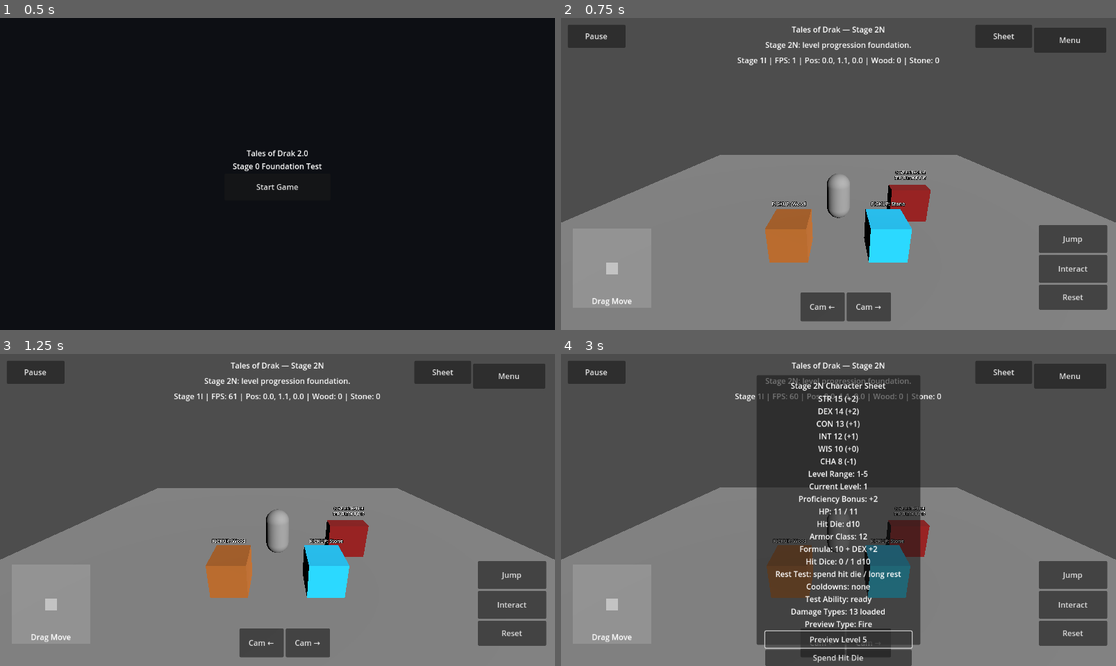
Above: before the commit, frames 1-4 (two rows, left to right).
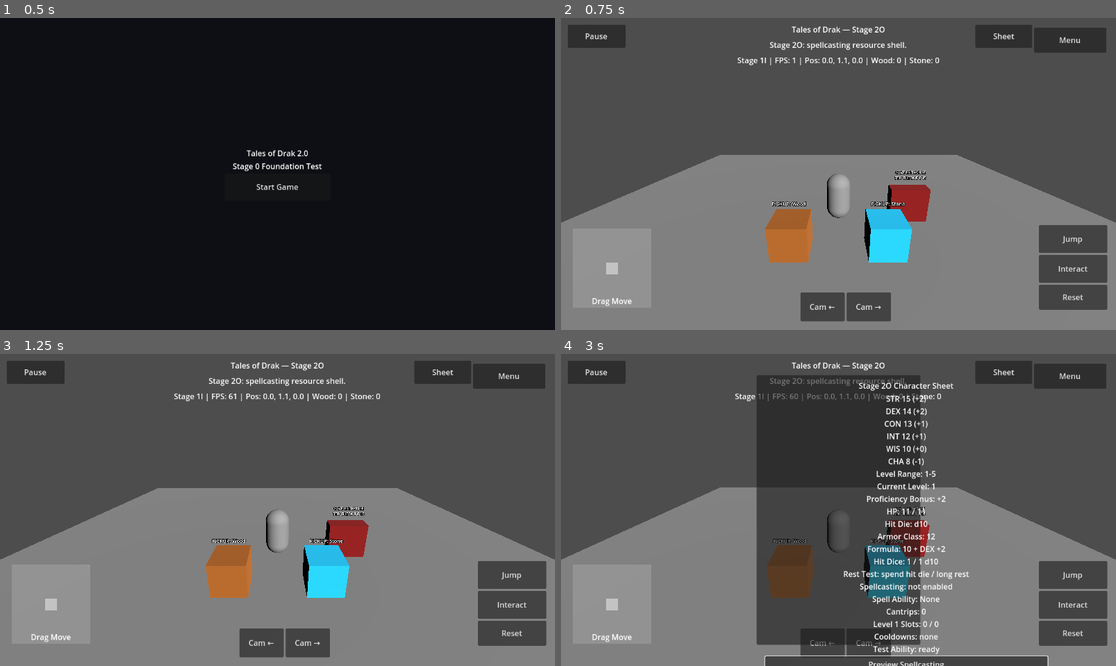
Above: after the commit, the same moments.

Repository: tristanvickery20/Tales-of-Drak-2.0
Game: Godot game, scene res://scenes/main_menu/main_menu.tscn
The game is run twice, just before and just after one commit, with the same random seed, the same clock (stepped at 60 frames per second) and the same inputs.
Inputs (mouse positions are in pixels of both pictures, inside the frame that each line leads up to):
- Up to frame 1 (0.5 s): no input
- Up to frame 2 (0.75 s): click "Start Game" at 0.5 s
- Up to frame 3 (1.25 s): no input
- Up to frame 4 (3 s): click "Sheet" at 1.25 s; click (838, 665) at 2 s, where only the run after the commit has a clickable "Preview Spellcasting"; click (838, 641) at 2.75 s, where only the run before the commit has a clickable "Preview Level 5"

Frame 1 is identical in both runs. In frame 2, 0.3% of the frame differs, in the area x 36-64%, y 2-11%; in frame 3, 0.3%; in frame 4, 6.5%, in the area x 36-88%, y 2-100%.

Commit message:
Add Stage 2O spellcasting sheet preview

Diff:
--- a/drak/ui/drak_character_sheet_overlay.gd
+++ b/drak/ui/drak_character_sheet_overlay.gd
@@ -13,9 +13,10 @@
 const DAMAGE_TYPES_SCRIPT := preload("res://drak/rules/drak_damage_types.gd")
 const REST_TRACKER_SCRIPT := preload("res://drak/rules/drak_rest_tracker.gd")
 const LEVEL_PROGRESSION_SCRIPT := preload("res://drak/rules/drak_level_progression.gd")
-
-const CURRENT_STAGE_TITLE := "Tales of Drak — Stage 2N"
-const CURRENT_STAGE_STATUS := "Stage 2N: level progression foundation."
+const SPELLCASTING_SCRIPT := preload("res://drak/rules/drak_spellcasting.gd")
+
+const CURRENT_STAGE_TITLE := "Tales of Drak — Stage 2O"
+const CURRENT_STAGE_STATUS := "Stage 2O: spellcasting resource shell."
 const CURRENT_LEVEL := 1
 
 var _ability_scores: DrakAbilityScores = ABILITY_SCORES_SCRIPT.new()
@@ -31,6 +32,7 @@
 var _damage_types: DrakDamageTypes = DAMAGE_TYPES_SCRIPT.new()
 var _rest_tracker: DrakRestTracker = REST_TRACKER_SCRIPT.new()
 var _level_progression: DrakLevelProgression = LEVEL_PROGRESSION_SCRIPT.new()
+var _spellcasting: DrakSpellcasting = SPELLCASTING_SCRIPT.new()
 var _root: Control
 var _sheet_button: Button
 var _sheet_panel: Panel
@@ -94,7 +96,7 @@
 
 	var title := Label.new()
 	title.name = "CharacterSheetTitle"
-	title.text = "Stage 2N Character Sheet"
+	title.text = "Stage 2O Character Sheet"
 	title.horizontal_alignment = HORIZONTAL_ALIGNMENT_CENTER
 	title.mouse_filter = Control.MOUSE_FILTER_IGNORE
 	box.add_child(title)
@@ -105,6 +107,14 @@
 	_sheet_text.horizontal_alignment = HORIZONTAL_ALIGNMENT_CENTER
 	_sheet_text.mouse_filter = Control.MOUSE_FILTER_IGNORE
 	box.add_child(_sheet_text)
+
+	var preview_spellcasting_button := Button.new()
+	preview_spellcasting_button.name = "PreviewSpellcastingButton"
+	preview_spellcasting_button.text = "Preview Spellcasting"
+	preview_spellcasting_button.custom_minimum_size = Vector2(270, 34)
+	preview_spellcasting_button.mouse_filter = Control.MOUSE_FILTER_STOP
+	preview_spellcasting_button.pressed.connect(_preview_spellcasting)
+	box.add_child(preview_spellcasting_button)
 
 	var preview_level_button := Button.new()
 	preview_level_button.name = "PreviewLevelFiveButton"
@@ -146,24 +156,16 @@
 	start_cooldown_button.pressed.connect(_start_test_cooldown)
 	box.add_child(start_cooldown_button)
 
-	var use_action_button := Button.new()
-	use_action_button.name = "UseActionButton"
-	use_action_button.text = "Use Action"
-	use_action_button.custom_minimum_size = Vector2(270, 34)
-	use_action_button.mouse_filter = Control.MOUSE_FILTER_STOP
-	use_action_button.pressed.connect(_use_action)
-	box.add_child(use_action_button)
-
 	_check_result_text = Label.new()
 	_check_result_text.name = "CheckResultText"
-	_check_result_text.text = "No level preview yet."
+	_check_result_text.text = "No spellcasting preview yet."
 	_check_result_text.horizontal_alignment = HORIZONTAL_ALIGNMENT_CENTER
 	_check_result_text.mouse_filter = Control.MOUSE_FILTER_IGNORE
 	box.add_child(_check_result_text)
 
 	var note := Label.new()
 	note.name = "CharacterSheetNote"
-	note.text = "Stage 2N: level/proficiency 1-5 only. No class/race features yet."
+	note.text = "Stage 2O: spellcasting shell only. No spells, class lists, spell attacks, or spell saves yet."
 	note.autowrap_mode = TextServer.AUTOWRAP_WORD_SMART
 	note.horizontal_alignment = HORIZONTAL_ALIGNMENT_CENTER
 	note.mouse_filter = Control.MOUSE_FILTER_IGNORE
@@ -178,15 +180,14 @@
 	box.add_child(close_button)
 
 func _get_sheet_text() -> String:
-	var proficiency_bonus := _level_progression.get_proficiency_bonus(CURRENT_LEVEL)
 	return "%s\n%s\n%s\n%s\n%s\n%s\n%s" % [
 		_ability_scores.get_summary_text(),
 		_level_progression.get_summary_text(CURRENT_LEVEL),
 		_hit_points.get_summary_text(_ability_scores.get_constitution_modifier()),
 		_armor_class.get_summary_text(_ability_scores.get_dexterity_modifier()),
 		_rest_tracker.get_summary_text(),
+		_spellcasting.get_summary_text(),
 		_cooldown_tracker.get_summary_text(),
-		_damage_types.get_summary_text(),
 	]
 
 func _toggle_sheet() -> void:
@@ -197,6 +198,9 @@
 func _hide_sheet() -> void:
 	_sheet_panel.visible = false
 
+func _preview_spellcasting() -> void:
+	_check_result_text.text = _spellcasting.preview_spellcasting_shell()
+
 func _preview_level_five() -> void:
 	_check_result_text.text = _level_progression.preview_level(5)
 
@@ -208,7 +212,7 @@
 func _long_rest() -> void:
 	_rest_tracker.long_rest()
 	_sheet_text.text = _get_sheet_text()
-	_check_result_text.text = "Long Rest complete.\nHit dice restored.\nNo HP is changed in Stage 2N."
+	_check_result_text.text = "Long Rest complete.\nHit dice restored.\nNo HP is changed in Stage 2O."
 
 func _preview_fire_damage() -> void:
 	_check_result_text.text = _damage_types.preview_damage("Fire", 4)
@@ -217,14 +221,6 @@
 	_cooldown_tracker.start_cooldown(DrakCooldownTracker.TEST_ABILITY_ID, 5.0)
 	_sheet_text.text = _get_sheet_text()
 	_check_result_text.text = "Test Ability cooldown started.\n" + _cooldown_tracker.get_summary_text()
-
-func _use_action() -> void:
-	var used := _action_economy.use_action()
-	_sheet_text.text = _get_sheet_text()
-	if used:
-		_check_result_text.text = "Action used.\n" + _action_economy.get_summary_text()
-	else:
-		_check_result_text.text = "Action already used. Reset turn to recover it.\n" + _action_economy.get_summary_text()
 
 func _update_visibility() -> void:
 	var scene := get_tree().current_scene
@@ -255,6 +251,6 @@
 
 func _replace_stage_text(text: String) -> String:
 	var updated := text
-	for stage_name in ["Stage 1E", "Stage 1F", "Stage 1G", "Stage 1H", "Stage 1I", "Stage 2A", "Stage 2B", "Stage 2C", "Stage 2D", "Stage 2E", "Stage 2F", "Stage 2G", "Stage 2H", "Stage 2I", "Stage 2J", "Stage 2K", "Stage 2L", "Stage 2M"]:
-		updated = updated.replace(stage_name, "Stage 2N")
+	for stage_name in ["Stage 1E", "Stage 1F", "Stage 1G", "Stage 1H", "Stage 1I", "Stage 2A", "Stage 2B", "Stage 2C", "Stage 2D", "Stage 2E", "Stage 2F", "Stage 2G", "Stage 2H", "Stage 2I", "Stage 2J", "Stage 2K", "Stage 2L", "Stage 2M", "Stage 2N"]:
+		updated = updated.replace(stage_name, "Stage 2O")
 	return updated
